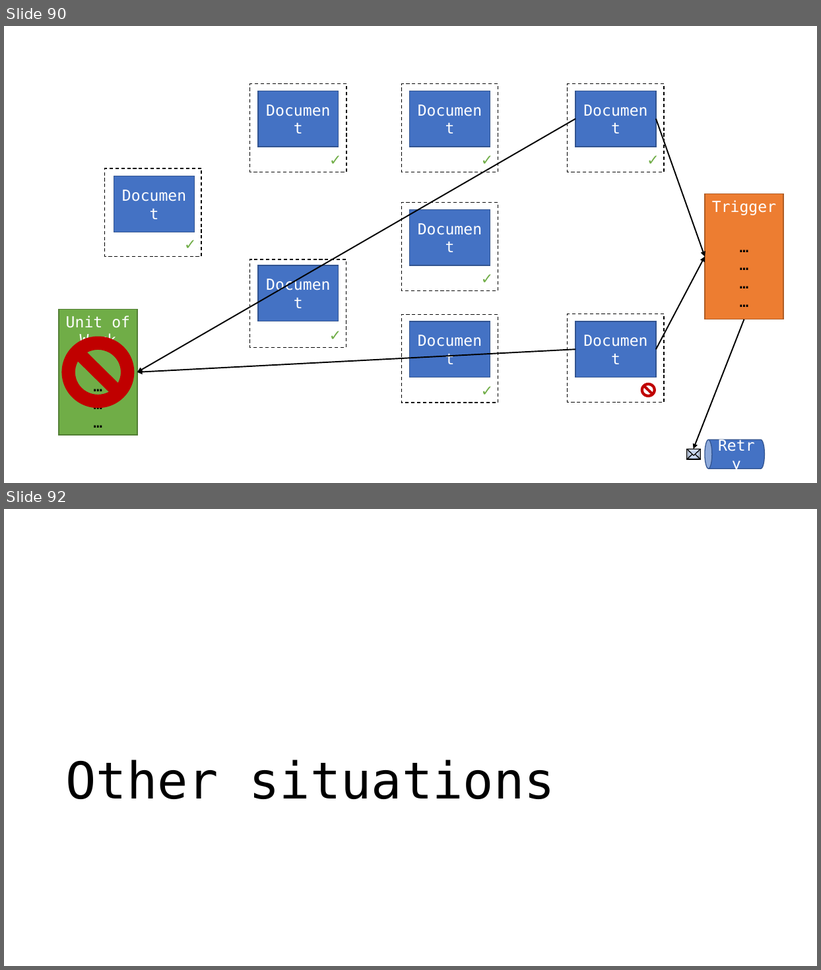
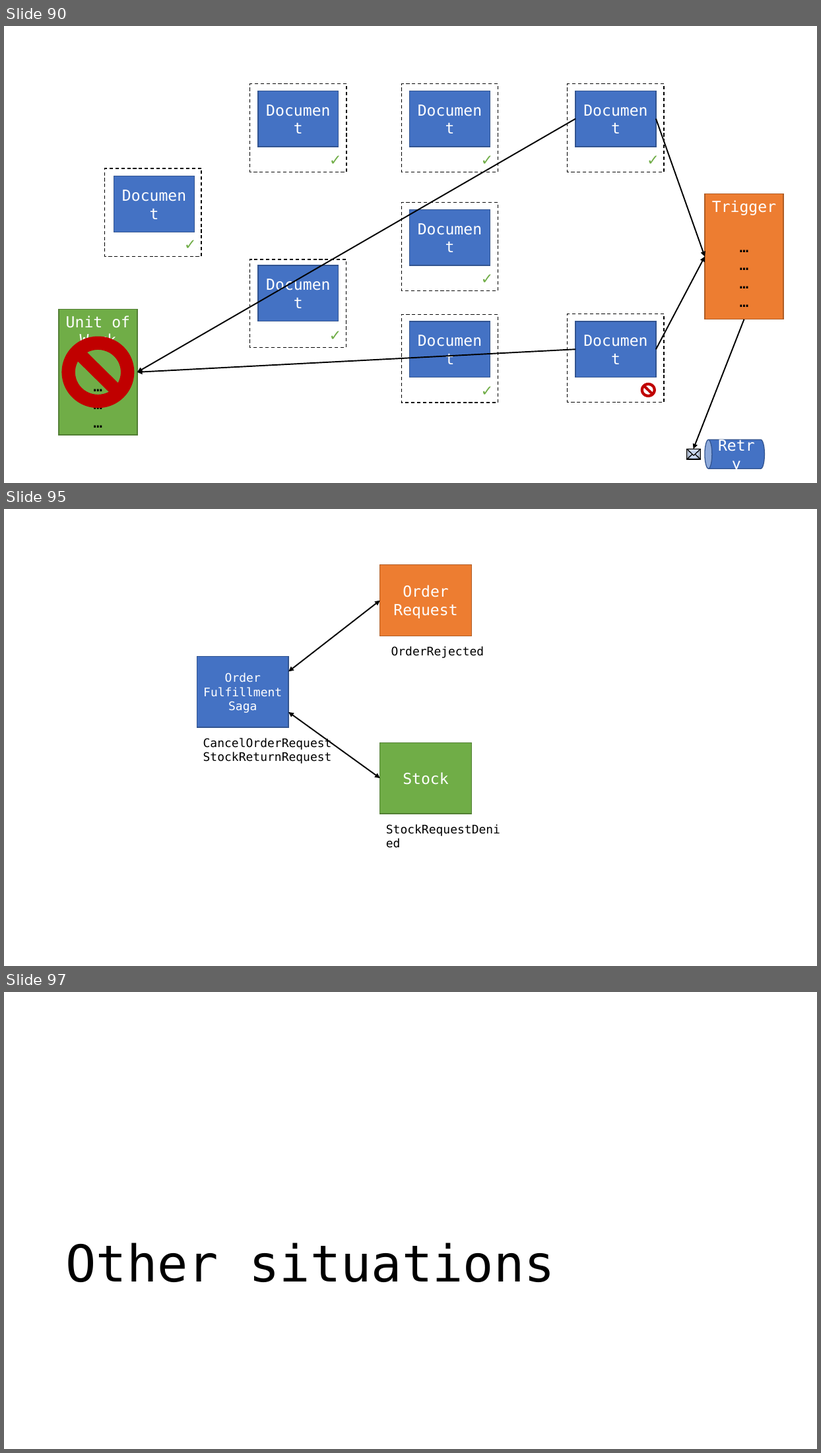
Before and after one commit to jbogard/presentations, a slide deck: LifeBeyondDistributedTransactions/LifeBeyondDistributedTransactions.pptx. Shown one above the other, each under a label of ours: slides 90 and 92 before the commit, slides 90, 95 and 97 after it; the slides between them are not shown. The pictures are 821x970 and 821x1453 pixels, drawn with LibreOffice and Linux fonts; fonts in the diff are those of the drawing. Boxes give left, top, right and bottom in pixels: in the first picture for what was removed or moved away, otherwise in the second. Text is boxed around its words. In the diff, an @@ line names an element or a change of style, - is before the commit and + after.

Commit message:
More talk

```diff
--- a/LifeBeyondDistributedTransactions/LifeBeyondDistributedTransactions.pptx
+++ b/LifeBeyondDistributedTransactions/LifeBeyondDistributedTransactions.pptx
@@ slide 95 added at <box>4,509,817,966</box>, background #FFFFFF @@
@@ rectangle added at <box>380,565,472,636</box>, fill #ED7D31, outline #AF5C24 1 pt, 18 pt, text #FFFFFF @@
+Order Request
@@ double arrow added from (289, 672) to (380, 601), #000000 1.5 pt @@
@@ text added at <box>391,646,484,658</box>, 14 pt, text #000000 @@
+OrderRejected
@@ rectangle added at <box>197,657,289,728</box>, fill #4472C4, outline #325491 1 pt, 14 pt, text #FFFFFF @@
+Order Fulfillment Saga
@@ double arrow added from (289, 712) to (380, 779), #000000 1.5 pt @@
@@ text added at <box>203,737,332,764</box>, 14 pt, text #000000 @@
+CancelOrderRequest
+StockReturnRequest
@@ rectangle added at <box>380,743,472,814</box>, fill #70AD47, outline #538035 1 pt, 18 pt, text #FFFFFF @@
+Stock
@@ text added at <box>380,819,513,840</box>, 14 pt, text #000000 @@
+StockRequestDenied
@@ what was slide 92 is now slide 97 @@
```
Also in this commit, not shown: 6 other slides added, 2 slides removed.
